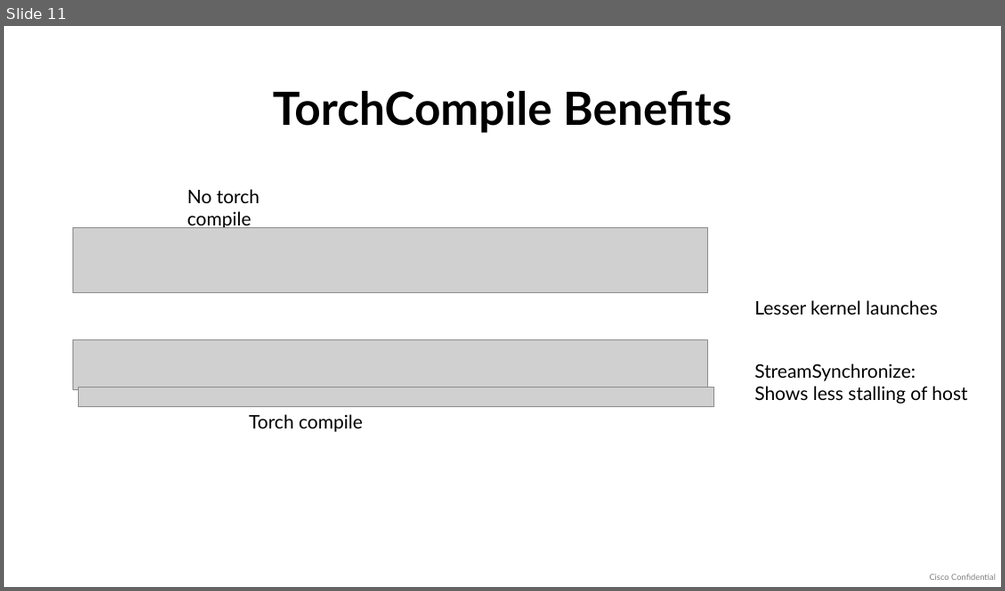
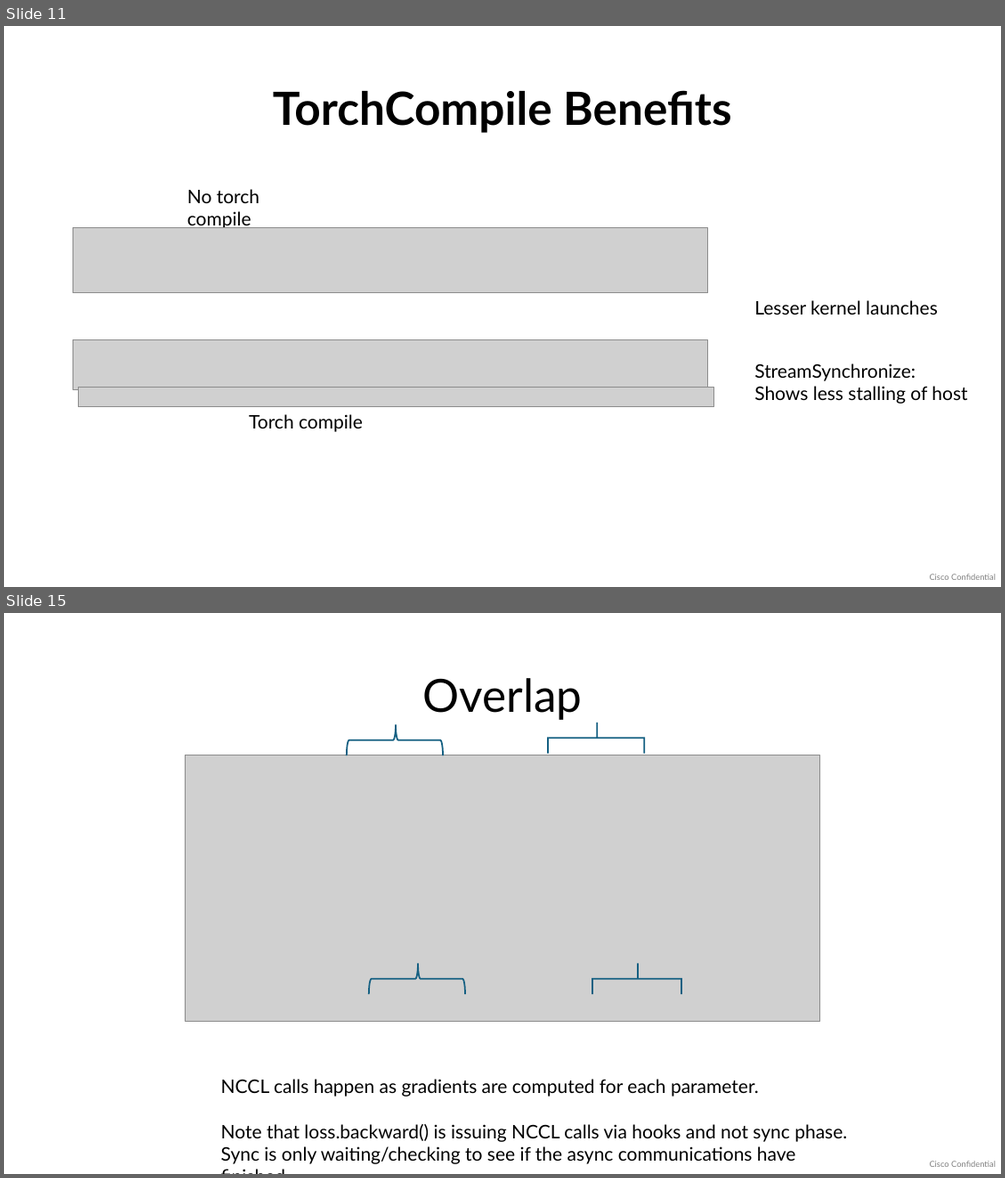
Before and after one commit to avinashkalyanaraman/llm-from-scratch, a slide deck: transformer/nvtx_runs/nvtx_profiling_notes.pptx. Shown one above the other, each under a label of ours: slide 11 before the commit, slides 11 and 15 after it; the slides between them are not shown. The pictures are 1005x591 and 1005x1178 pixels, drawn with LibreOffice and Linux fonts; fonts in the diff are those of the drawing; grey boxes stand for pictures. Boxes give left, top, right and bottom in pixels: in the first picture for what was removed or moved away, otherwise in the second. Text is boxed around its words. In the diff, an @@ line names an element or a change of style, - is before the commit and + after.

```diff
--- a/transformer/nvtx_runs/nvtx_profiling_notes.pptx
+++ b/transformer/nvtx_runs/nvtx_profiling_notes.pptx
@@ slide 15 added at bbox=[4, 613, 1001, 1174], background #FFFFFF; not listed: 1 template element that a slide beside it also shows @@
@@ title added at bbox=[422, 678, 582, 720], 44 pt, text #000000 @@
+Overlap
@@ left brace added at bbox=[347, 725, 443, 755], outline #156082 1.5 pt @@
@@ left brace added at bbox=[548, 723, 644, 754], outline #156082 1.5 pt @@
@@ picture added at bbox=[185, 755, 821, 1021] @@
@@ left brace added at bbox=[369, 964, 465, 995], outline #156082 1.5 pt @@
@@ left brace added at bbox=[592, 964, 681, 995], outline #156082 1.5 pt @@
@@ text added at bbox=[221, 1078, 847, 1164], 18 pt, text #000000 @@
+NCCL calls happen as gradients are computed for each parameter.
+Note that loss.backward() is issuing NCCL calls via hooks and not sync phase.
+Sync is only waiting/checking to see if the async communications have finished.
```
Also in this commit, not shown: 4 other slides added.
